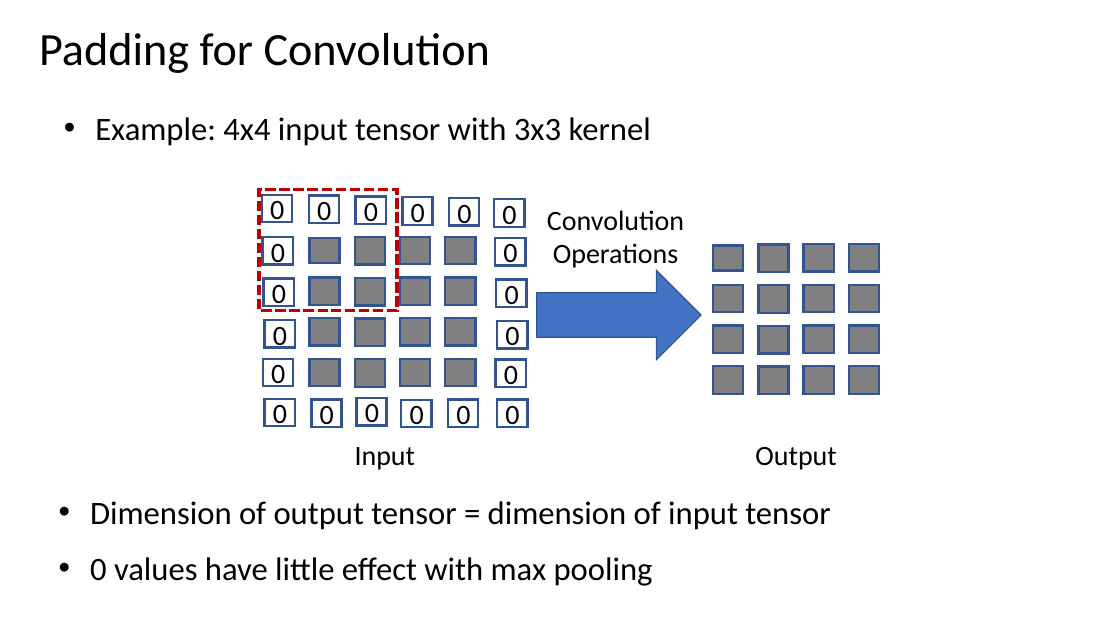
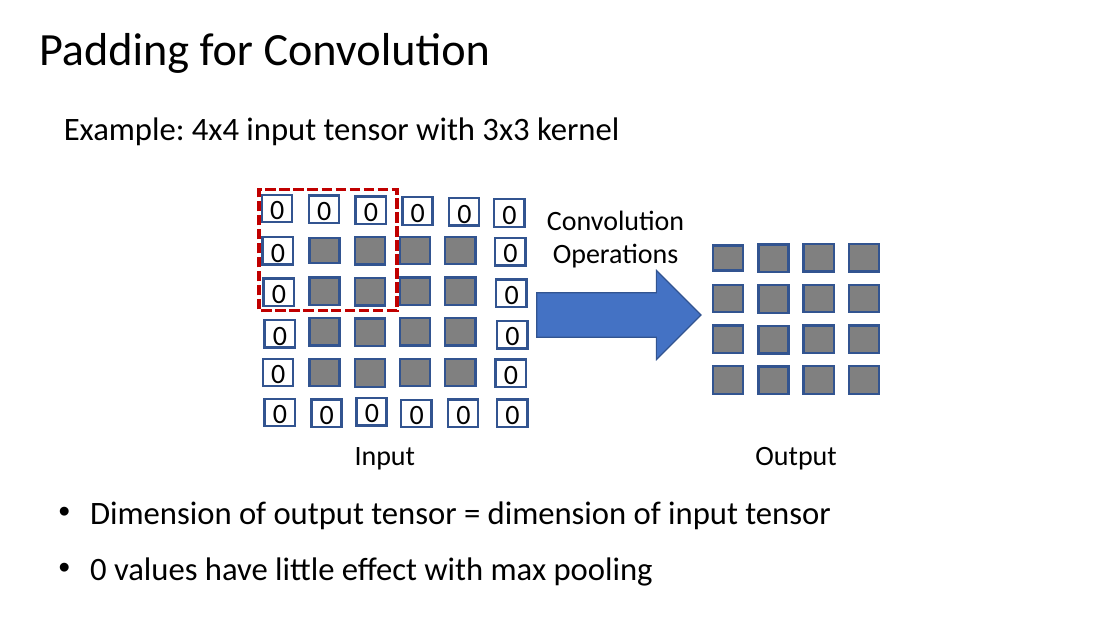
Before and after one commit to StephenElston/CSCI-E25, a slide deck: slide 21 of Slides/2_ConvolutionFilterig.pptx. Drawn at 1120x630 pixels with LibreOffice and Linux fonts; fonts in the diff are those of the drawing. Boxes give left, top, right and bottom in pixels: in the first picture for what was removed or moved away, otherwise in the second. Text is boxed around its words. In the diff, an @@ line names an element or a change of style, - is before the commit and + after.

```diff
--- a/Slides/2_ConvolutionFilterig.pptx
+++ b/Slides/2_ConvolutionFilterig.pptx
@@ text "Example: 4x4 input tensor with ..." at box(64, 117, 619, 146): bullet • to none @@
```
Also in this commit, not shown: 9 other slides changed.
